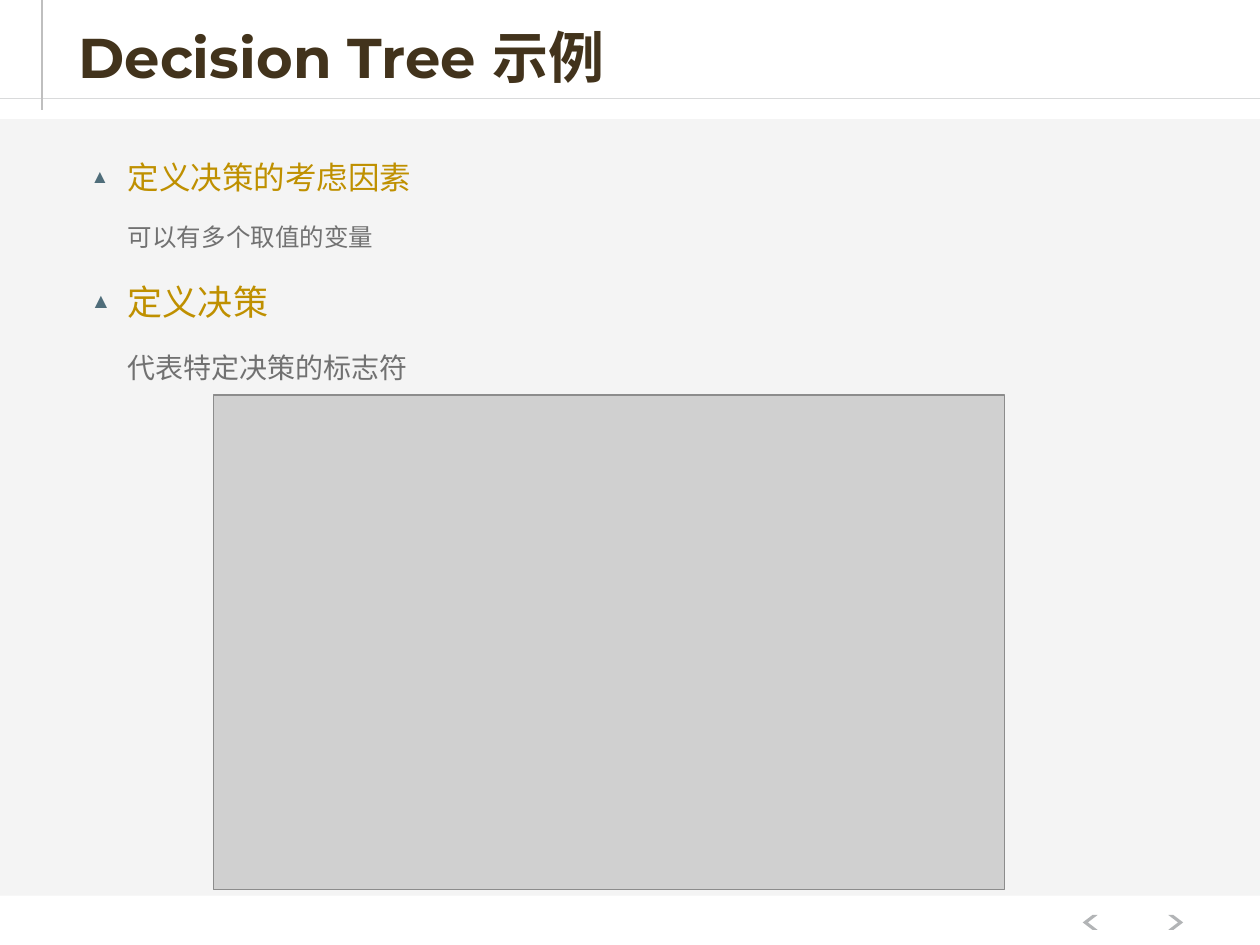
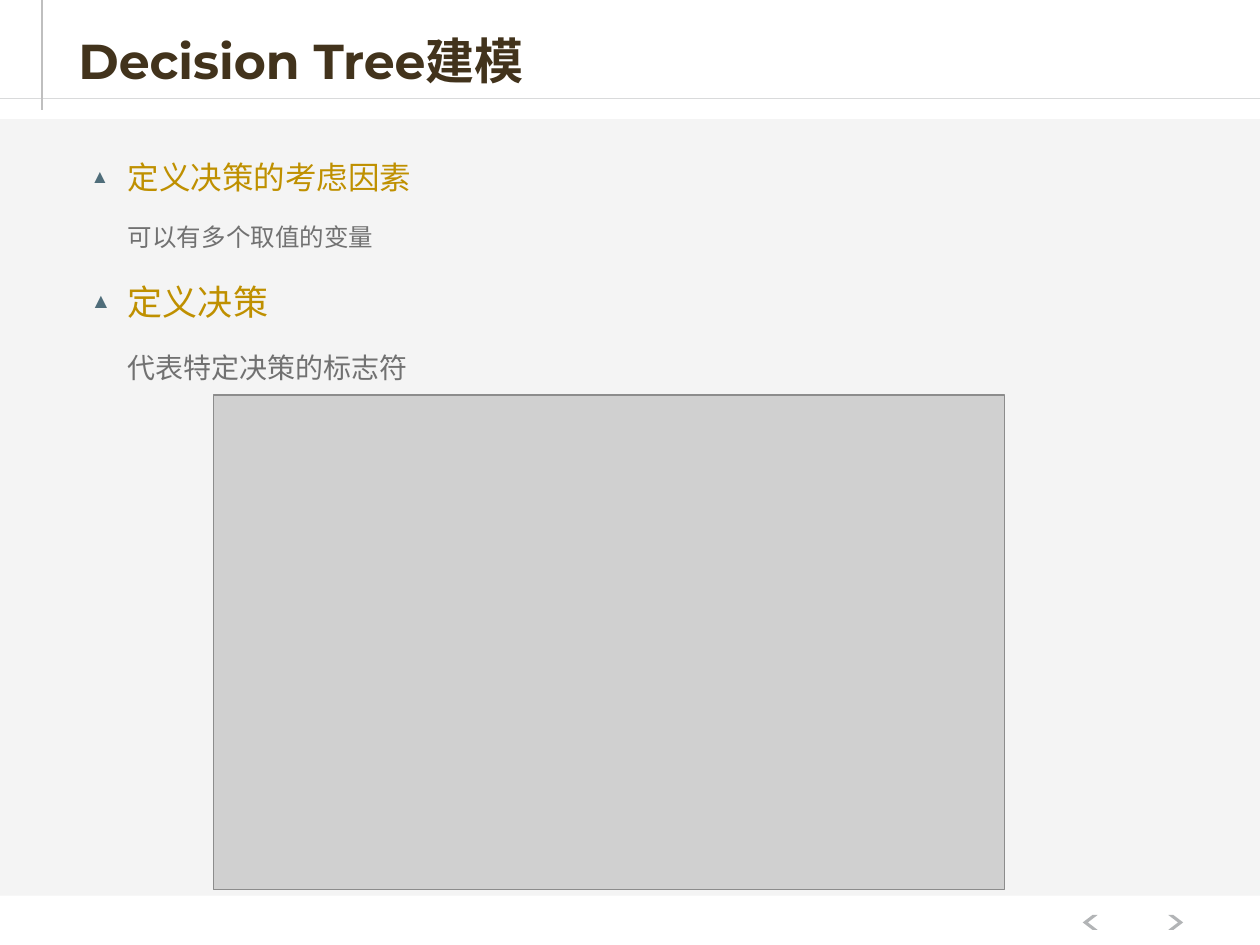
Before and after one commit to hejiehui/xross-tools-installer, a slide deck: slide 27 of doc/X-Series - 中文.pptx (slide 19 before the commit). Drawn at 1260x945 pixels with LibreOffice and Linux fonts; fonts in the diff are those of the drawing; grey boxes stand for pictures. Boxes give left, top, right and bottom in pixels: in the first picture for what was removed or moved away, otherwise in the second. Text is boxed around its words. In the diff, an @@ line names an element or a change of style, - is before the commit and + after.

```diff
--- a/doc/X-Series - 中文.pptx
+++ b/doc/X-Series - 中文.pptx
@@ title at (x1=78, y1=37, x2=524, y2=84): text changed; size 32 to 28 pt @@
-Decision Tree 示例
+Decision Tree建模
```
Also in this commit, not shown: 26 other slides changed, 18 slides added, 3 slides removed.
